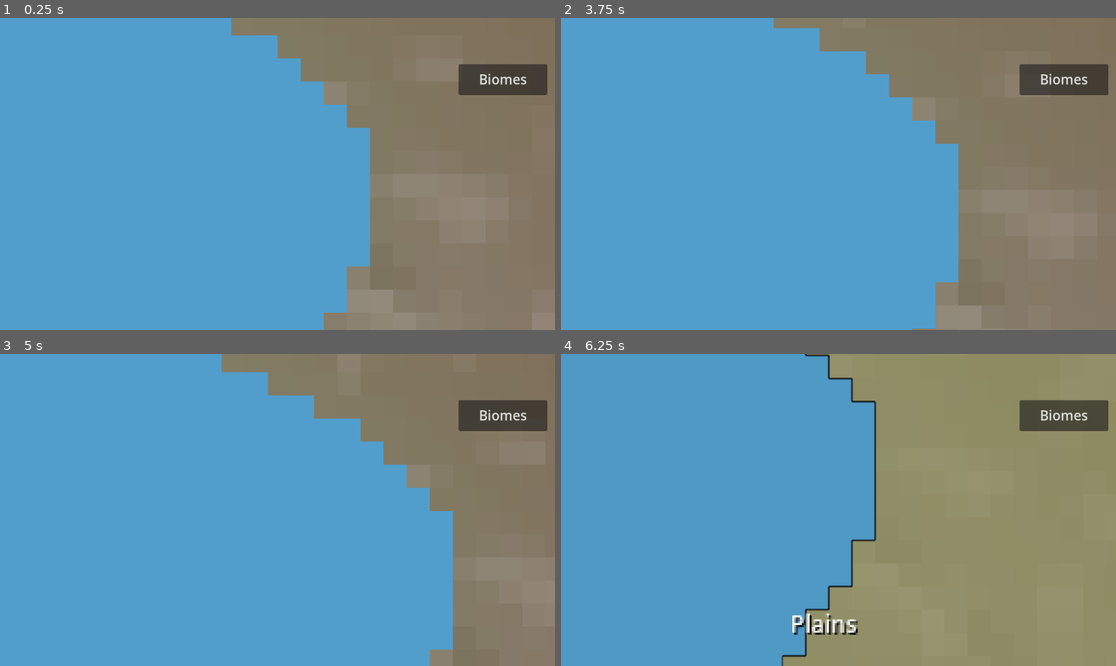
Above: before the commit, frames 1-4 (two rows, left to right).
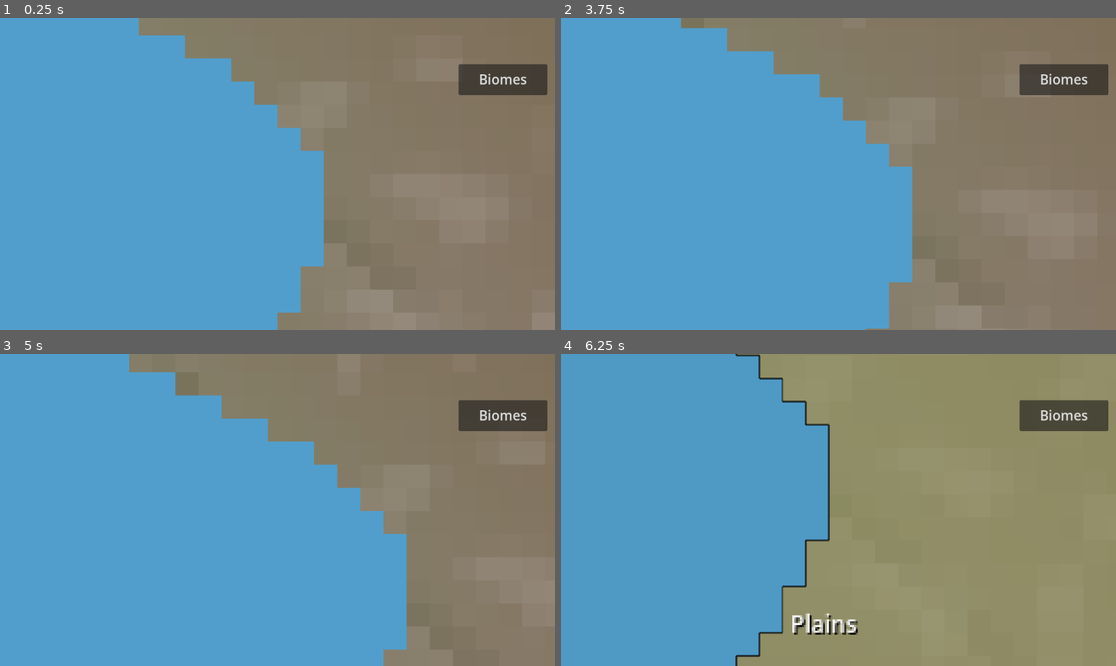
Above: after the commit, the same moments.

Repository: joahreason/explore
Game: Godot game, scene res://world.tscn
The game is run twice, just before and just after one commit, with the same random seed, the same clock (stepped at 60 frames per second) and the same inputs.
Inputs (mouse positions are in pixels of both pictures, inside the frame that each line leads up to):
- Up to frame 1 (0.25 s): no input
- Up to frame 2 (3.75 s): click "Biomes" at 0.5 s; click "Biomes" at 1.25 s; click "Biomes" at 2 s; tap Enter at 2.75 s; move the mouse to (960, 158) at 2.77 s; tap B at 2.85 s; click (960, 158) at 2.92 s; tap Space at 3.5 s; drag from (727, 189) to (810, 236) at 3.52 s
- Up to frame 3 (5 s): tap Enter at 4.25 s; move the mouse to (333, 441) at 4.27 s; tap B at 4.35 s; click (333, 441) at 4.42 s
- Up to frame 4 (6.25 s): tap Space at 5 s; drag from (810, 572) to (672, 463) at 5.02 s; tap Enter at 5.75 s; move the mouse to (1005, 556) at 5.77 s; tap B at 5.85 s; click (1005, 556) at 5.92 s

The runs differ from the first frame. In frame 1, 11% of the frame differs, in the area x 25-67%, y 0-100%; in frame 2, 11%; in frame 3, 12%, in the area x 23-82%, y 0-100%; in frame 4, 9.5%.

Commit message:
Fix water body issues: river loops, patchy sea/lake borders, stray beaches
- Rivers: the near-zero noise band traces both long lines and small
  closed loops around local extrema, and the latter read as stray
  blobs. Added an elongation check - a point only counts as river if a
  point further along its own tangent also does - so tight loops get
  filtered while long winding rivers survive. First attempt had a real
  unit bug (used river_width, a threshold on the noise VALUE, as a
  world-space tile distance, making the check distance ~0.4 tiles and
  functionally a no-op); fixed distances to be in actual tiles, and
  widened the gradient-estimate step to match, since a 1-tile step on
  an ~800-tile-wavelength field was measuring noise floor, not
  direction. Large, low-curvature loops can still survive - a fully
  local heuristic can't fully replace real connectivity analysis.

- Ocean/sea/lake: identity now comes from its own dedicated, much
  lower-frequency noise instead of reusing the terrain-shape elevation
  noise. Reusing elevation meant the classification threshold crossed
  back and forth at the same small scale as the coastline itself, so
  one connected body of water could get patchily mislabeled in places
  instead of reading as one consistent type.

- Beaches: shore_proximity was pure elevation ("close to sea level"),
  which sanded any low-lying inland spot even with no water nearby.
  Now also requires an actual sub-sea-level tile within a search
  radius before counting as shore.

Co-Authored-By: Claude Sonnet 5 <noreply@anthropic.com>
Claude-Session: https://claude.ai/code/session_01FGRKBehJuHB2bSj53HPTpB

Diff:
--- a/scripts/world_gen.gd
+++ b/scripts/world_gen.gd
@@ -46,7 +46,13 @@
 @export var arid_wind_factor: float = 0.35
 # Water-body typing: elevation alone still decides what's wet: this just
 # labels the wet/waterlogged tiles as ocean/sea/lake/swamp for color+overlay.
-@export var ocean_depth_threshold: float = 0.25   # how far below sea_level on the CONTINENT-scale noise alone counts as ocean rather than a shallower sea
+# Ocean/sea/lake identity comes from its OWN dedicated, much-lower-frequency
+# noise rather than the terrain-shape elevation noise - reusing the terrain
+# noise meant the classification threshold crossed back and forth at the
+# same small scale as the coastline itself, so one connected body of water
+# could get patchily mislabeled ocean/sea/lake instead of one clean type.
+@export var water_region_frequency: float = 0.0006   # regional - stretched by world_scale
+@export var ocean_depth_threshold: float = 0.25   # how far below sea_level on the water-region noise counts as ocean rather than a shallower sea
 # Swamp is NOT "the strip right at the coast" - that's a beach. A swamp is a
 # warm, very wet, flat, low-lying spot, which can form far inland (a
 # floodplain, a low basin) just as easily as near a shore. Cold, steep, or
@@ -66,6 +72,20 @@
 @export var river_max_elevation: float = 0.55     # fades out above this - approximates a headwaters cutoff
 @export var river_threshold: float = 0.5          # river field above this = tile renders/classifies as river
 @export var riparian_moisture_boost: float = 0.35 # rivers locally raise moisture, feeding vegetation nearby
+# A "near zero" noise band traces both long winding lines AND small closed
+# loops around local extrema - loops read as stray blobs, not rivers. Require
+# a point further along the line's own tangent (in WORLD TILES, scaled by
+# world_scale - not a fraction of river_width, which is a threshold on the
+# noise VALUE, not a distance) to also be "on the line": a long river stays
+# elongated well past that check, a small loop's far side usually doesn't.
+@export var river_elongation_distance: float = 2.5  # tiles, multiplied by world_scale
+
+# --- Beaches ---
+@export_group("Beaches")
+# Shore proximity used to be pure elevation ("close to sea level"), which
+# sanded any low-lying inland spot even with no water anywhere nearby. Now it
+# also requires an actual sub-sea-level tile within this radius.
+@export var beach_search_radius: float = 25.0     # scales with world_scale
 
 # --- Wind / exposure ---
 @export_group("Wind")
@@ -130,6 +150,7 @@
 var _micro := FastNoiseLite.new()
 var _river_line := FastNoiseLite.new()
 var _river_warp := FastNoiseLite.new()
+var _water_region := FastNoiseLite.new()
 
 var _configured_seed: int = -1
 
@@ -150,6 +171,7 @@
 	_geology.cellular_return_type = FastNoiseLite.RETURN_CELL_VALUE
 	_setup(_river_line, world_seed + 12, FastNoiseLite.TYPE_SIMPLEX, river_frequency / world_scale, 2)
 	_setup(_river_warp, world_seed + 13, FastNoiseLite.TYPE_SIMPLEX, river_frequency * 3.0 / world_scale, 2)
+	_setup(_water_region, world_seed + 14, FastNoiseLite.TYPE_SIMPLEX, water_region_frequency / world_scale, 2)
 
 	# Local features - intentionally NOT scaled by world_scale.
 	_setup(_disturbance, world_seed + 8, FastNoiseLite.TYPE_CELLULAR, disturbance_frequency, 1)
@@ -215,14 +237,56 @@
 	# How close this tile is to sea level, purely geometric (not climate-
 	# driven) - used both as a small moisture bump and, separately, to give
 	# coastlines an actual sandy beach fringe regardless of local climate.
+	# Elevation alone isn't enough: a low inland plain can sit at the same
+	# elevation band with no water anywhere near it, so also require an
+	# actual sub-sea-level tile nearby before counting this as "shore."
 	var shore_proximity := clampf(1.0 - smoothstep(sea_level, sea_level + shore_band, e), 0.0, 1.0)
+	if shore_proximity > 0.0:
+		var search_radius := beach_search_radius * (world_scale / 8.0)
+		var near_water := false
+		var directions: Array[Vector2] = [Vector2(1.0, 0.0), Vector2(-1.0, 0.0), Vector2(0.0, 1.0), Vector2(0.0, -1.0)]
+		for dir in directions:
+			var probe: Vector2 = Vector2(fx, fy) + dir * search_radius
+			if elevation(probe.x, probe.y) < sea_level:
+				near_water = true
+				break
+		if not near_water:
+			shore_proximity = 0.0
 	var moisture01 := clampf(rainfall01 + orographic + shore_proximity * 0.4 - exposure01 * arid_wind_factor, 0.0, 1.0)
 
 	# --- rivers (approximated, not flow-simulated - see class doc) ---
 	var rwarp_x := _river_warp.get_noise_2d(fx, fy) * (20.0 * world_scale)
 	var rwarp_y := _river_warp.get_noise_2d(fx - 500.0, fy + 500.0) * (20.0 * world_scale)
-	var river_line := absf(_river_line.get_noise_2d(fx + rwarp_x, fy + rwarp_y))
+	var wfx := fx + rwarp_x
+	var wfy := fy + rwarp_y
+	var river_line := absf(_river_line.get_noise_2d(wfx, wfy))
 	var river_shape := 1.0 - smoothstep(0.0, river_width, river_line)
+
+	# A "near zero" band traces both long winding lines and small closed
+	# loops around local extrema - loops are stray blobs, not rivers. Probe a
+	# point further along this point's own tangent (perpendicular to the
+	# noise gradient, estimated via finite difference): a genuinely long
+	# river is elongated along that tangent and stays "on," while a small
+	# loop's far side usually falls outside its own thin ring.
+	if river_shape > 0.0:
+		var check_dist := river_elongation_distance * world_scale
+		# Estimate the gradient at roughly the same scale as the check itself
+		# (a 1-tile step is essentially measuring noise floor against an
+		# ~800-tile wavelength field, too unstable to give a real direction).
+		var grad_step := check_dist * 0.5
+		var line_x1 := absf(_river_line.get_noise_2d(wfx + grad_step, wfy))
+		var line_y1 := absf(_river_line.get_noise_2d(wfx, wfy + grad_step))
+		var grad := Vector2(line_x1 - river_line, line_y1 - river_line)
+		var tangent := Vector2(-grad.y, grad.x)
+		tangent = tangent.normalized() if tangent.length() > 0.0001 else Vector2(1.0, 0.0)
+		var ahead := absf(_river_line.get_noise_2d(wfx + tangent.x * check_dist, wfy + tangent.y * check_dist))
+		var behind := absf(_river_line.get_noise_2d(wfx - tangent.x * check_dist, wfy - tangent.y * check_dist))
+		var elongation_gate := minf(
+			1.0 - smoothstep(0.0, river_width * 1.5, ahead),
+			1.0 - smoothstep(0.0, river_width * 1.5, behind)
+		)
+		river_shape *= elongation_gate
+
 	# Only between the coast and a plausible headwaters elevation, widening
 	# toward the coast like a river mouth and tapering out upstream.
 	var river_lowland_gate := smoothstep(sea_level, sea_level + shore_band, e)
@@ -249,18 +313,22 @@
 	var soil_fertility := clampf((1.0 - hardness) * 0.5 + moisture01 * 0.5 + deposition01 * 0.3, 0.0, 1.0)
 
 	# --- water body typing (ocean/sea/lake/swamp/river) ---
-	# Ocean vs. sea vs. lake is read off the CONTINENT-scale noise alone
-	# (no ridge/detail): a true ocean basin is a large-scale feature, while a
-	# "lake" is a spot that's only underwater once the fine detail is added -
-	# i.e. a local dip in what is otherwise land at the continental scale.
-	# This needs no flood-fill/connectivity analysis, which an infinite
-	# streamed world can't cheaply do anyway.
+	# Ocean vs. sea vs. lake identity comes from its OWN dedicated, much
+	# lower-frequency noise - not the terrain-shape elevation noise. Reusing
+	# elevation meant the classification threshold crossed back and forth at
+	# the same small scale as the coastline itself, so a single connected
+	# body of water could get patchily mislabeled ocean/sea/lake in places
+	# instead of reading as one consistent type. This still needs no
+	# flood-fill/connectivity analysis (which an infinite streamed world
+	# can't cheaply do): a low-frequency field just changes slowly enough
+	# that neighboring wet tiles almost always land on the same side of a
+	# threshold, so type only changes at genuine large-scale transitions.
 	var water_body := "none"
 	if e < sea_level:
-		var base_only := _elev_base.get_noise_2d(fx, fy)
-		if base_only < sea_level - ocean_depth_threshold:
+		var region := _water_region.get_noise_2d(fx, fy)
+		if region < sea_level - ocean_depth_threshold:
 			water_body = "ocean"
-		elif base_only < sea_level:
+		elif region < sea_level:
 			water_body = "sea"
 		else:
 			water_body = "lake"
